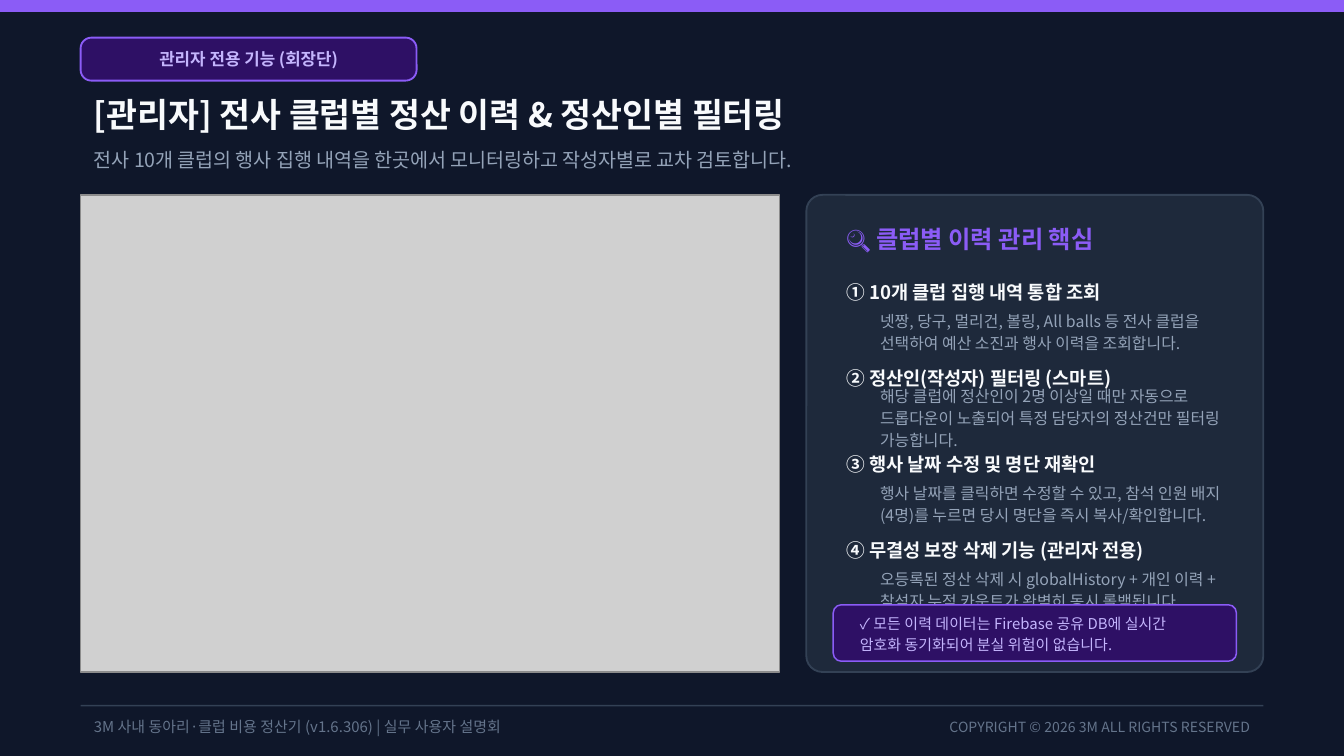
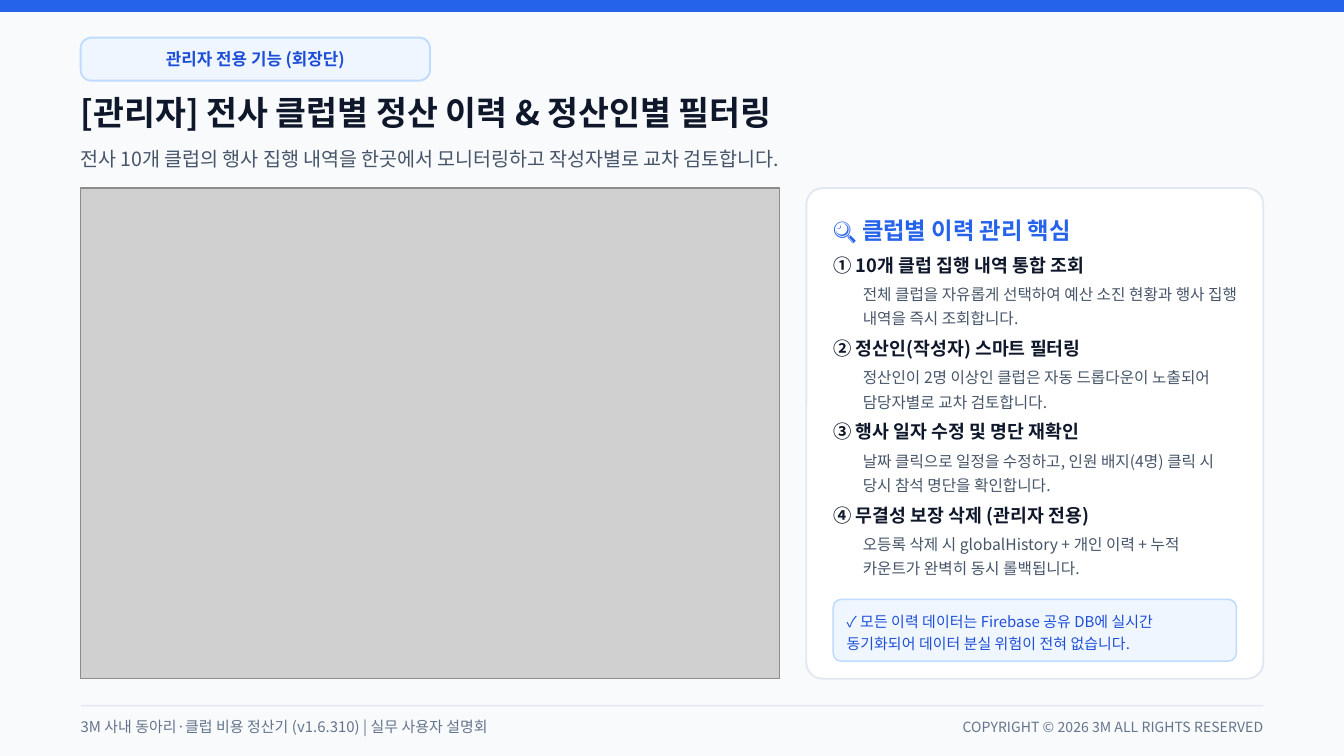
Before and after one commit to gochujangs33-dot/Club-expense, a slide deck: slide 9 of 3M_사내_클럽_비용_정산_시스템_사용_설명회.pptx. Drawn at 1344x756 pixels with LibreOffice and Linux fonts; fonts in the diff are those of the drawing; grey boxes stand for pictures. Boxes give left, top, right and bottom in pixels: in the first picture for what was removed or moved away, otherwise in the second. Text is boxed around its words. In the diff, an @@ line names an element or a change of style, - is before the commit and + after.

Commit message:
v1.6.311: 발표용 설명회 PPT 라이트 테마 전면 개편(줄간격/여백 최적화) 및 결산 보고서 소진율 퍼센트 줄바꿈 방지

```diff
--- a/3M_사내_클럽_비용_정산_시스템_사용_설명회.pptx
+++ b/3M_사내_클럽_비용_정산_시스템_사용_설명회.pptx
@@ rectangle at (0, 0, 1344, 755): fill #0F172A to #F8FAFC; outline #0F172A 1 pt to #F8FAFC 1 pt @@
@@ rectangle at (0, 0, 1344, 11): fill #8B5CF6 to #2563EB; outline #8B5CF6 1 pt to #2563EB 1 pt @@
@@ text "관리자 전용 기능 (회장단)" at (166, 51, 345, 69): text colour #C4B5FD to #1D4ED8 @@
@@ rounded rectangle: place and size @@
-rounded rectangle at (81, 38, 417, 81)
+rounded rectangle at (81, 38, 430, 81)
@@ rounded rectangle at (81, 38, 430, 81): fill #2E1065 to #EFF6FF; outline #8B5CF6 1 pt to #BFDBFE 1 pt @@
@@ text "[관리자] 전사 클럽별 정산 이력 ..." at (81, 96, 772, 131): text colour #F8FAFC to #0F172A @@
@@ text "전사 10개 클럽의 행사 집행 ..." at (81, 149, 779, 168): text colour #94A3B8 to #475569 @@
@@ picture: place and size @@
-picture at (81, 195, 780, 672)
+picture at (81, 188, 780, 679)
@@ rounded rectangle: place and size @@
-rounded rectangle at (806, 195, 1263, 672)
+rounded rectangle at (806, 188, 1263, 679)
@@ rounded rectangle at (806, 188, 1263, 679): fill #1E293B to #FFFFFF; outline #334155 1 pt to #E2E8F0 1 pt @@
@@ text "🔍 클럽별 이력 관리 핵심": place and size @@
-text "🔍 클럽별 이력 관리 핵심" at (876, 227, 1094, 250)
+text "🔍 클럽별 이력 관리 핵심" at (862, 219, 1071, 241)
@@ text "🔍 클럽별 이력 관리 핵심" at (862, 219, 1071, 241): size 13 to 12.5 pt, text colour #8B5CF6 to #2563EB @@
@@ text "① 10개 클럽 집행 내역 ...": place and size @@
-text "① 10개 클럽 집행 내역 ..." at (846, 283, 1100, 301)
+text "① 10개 클럽 집행 내역 ..." at (833, 256, 1084, 274)
@@ text "① 10개 클럽 집행 내역 ..." at (833, 256, 1084, 274): size 10 to 9.8 pt, text colour #F8FAFC to #0F172A @@
@@ text at (863, 287, 1237, 326): text changed; size 8.5 to 8.4 pt; text colour #94A3B8 to #475569 @@
-넷짱, 당구, 멀리건, 볼링, All balls 등 전사 클럽을 선택하여 예산 소진과 행사 이력을 조회합니다.
+전체 클럽을 자유롭게 선택하여 예산 소진 현황과 행사 집행 내역을 즉시 조회합니다.
@@ text at (833, 339, 1081, 359): text changed; size 10 to 9.8 pt; text colour #F8FAFC to #0F172A @@
-② 정산인(작성자) 필터링 (스마트)
+② 정산인(작성자) 스마트 필터링
@@ text at (863, 370, 1210, 409): text changed; size 8.5 to 8.4 pt; text colour #94A3B8 to #475569 @@
-해당 클럽에 정산인이 2명 이상일 때만 자동으로 드롭다운이 노출되어 특정 담당자의 정산건만 필터링 가능합니다.
+정산인이 2명 이상인 클럽은 자동 드롭다운이 노출되어 담당자별로 교차 검토합니다.
@@ text at (833, 422, 1080, 440): text changed; size 10 to 9.8 pt; text colour #F8FAFC to #0F172A @@
-③ 행사 날짜 수정 및 명단 재확인
+③ 행사 일자 수정 및 명단 재확인
@@ text at (863, 454, 1214, 493): text changed; size 8.5 to 8.4 pt; text colour #94A3B8 to #475569 @@
-행사 날짜를 클릭하면 수정할 수 있고, 참석 인원 배지(4명)를 누르면 당시 명단을 즉시 복사/확인합니다.
+날짜 클릭으로 일정을 수정하고, 인원 배지(4명) 클릭 시 당시 참석 명단을 확인합니다.
@@ text at (833, 506, 1089, 526): text changed; size 10 to 9.8 pt; text colour #F8FAFC to #0F172A @@
-④ 무결성 보장 삭제 기능 (관리자 전용)
+④ 무결성 보장 삭제 (관리자 전용)
@@ text at (863, 537, 1180, 575): text changed; size 8.5 to 8.4 pt; text colour #94A3B8 to #475569 @@
-오등록된 정산 삭제 시 globalHistory + 개인 이력 + 참석자 누적 카운트가 완벽히 동시 롤백됩니다.
+오등록 삭제 시 globalHistory + 개인 이력 + 누적 카운트가 완벽히 동시 롤백됩니다.
@@ rounded rectangle: place and size @@
-rounded rectangle at (833, 605, 1236, 661)
+rounded rectangle at (833, 599, 1236, 661)
@@ rounded rectangle at (833, 599, 1236, 661): fill #2E1065 to #EFF6FF; outline #8B5CF6 0.8 pt to #BFDBFE 0.8 pt; proportions changed @@
@@ text at (847, 614, 1153, 650): text changed; text colour #C4B5FD to #1D4ED8 @@
-✓ 모든 이력 데이터는 Firebase 공유 DB에 실시간 암호화 동기화되어 분실 위험이 없습니다.
+✓ 모든 이력 데이터는 Firebase 공유 DB에 실시간 동기화되어 데이터 분실 위험이 전혀 없습니다.
@@ text at (81, 719, 487, 735): text changed @@
-3M 사내 동아리·클럽 비용 정산기 (v1.6.306) | 실무 사용자 설명회
+3M 사내 동아리·클럽 비용 정산기 (v1.6.310) | 실무 사용자 설명회
@@ line (81, 706) - (1263, 706): stroke #334155 0.8 pt to #E2E8F0 0.8 pt @@
@@ text "COPYRIGHT © 2026 3M ALL ...": place and size @@
-text "COPYRIGHT © 2026 3M ALL ..." at (949, 722, 1250, 732)
+text "COPYRIGHT © 2026 3M ALL ..." at (963, 721, 1263, 732)
```
Also in this commit, not shown: 11 other slides changed, 17 other files.
